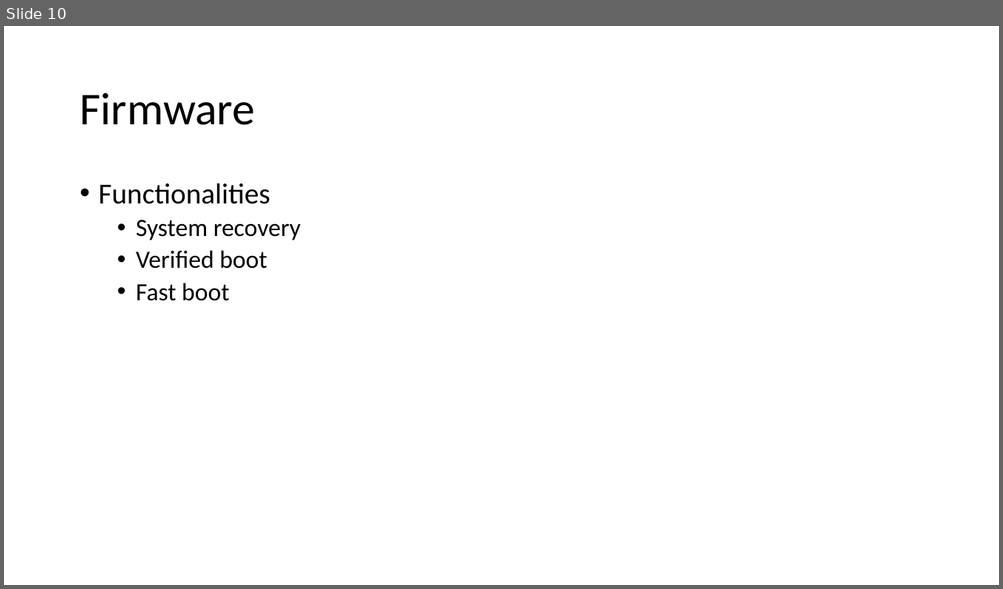
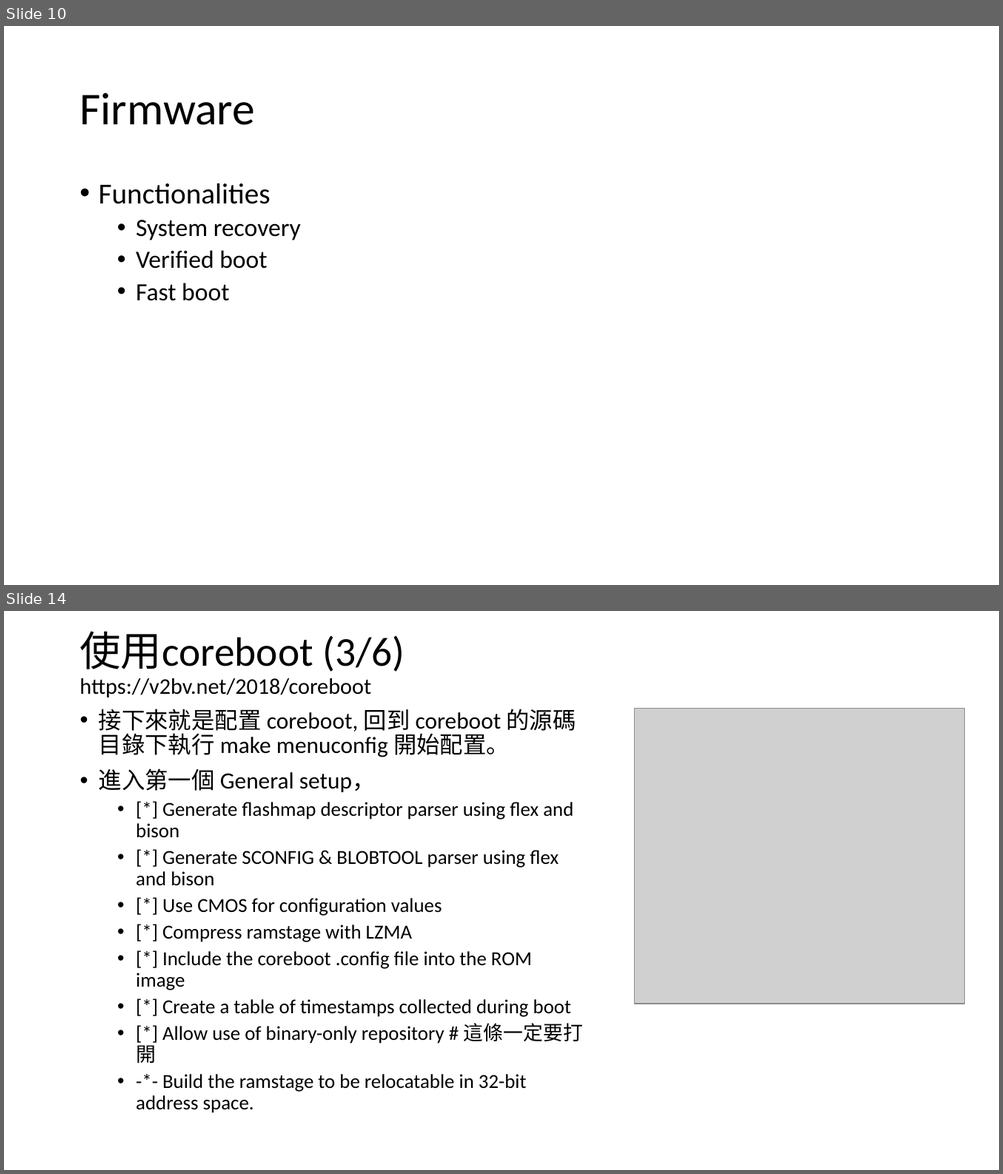
Before and after one commit to alanz2015/Study-Notes, a slide deck: UnderstandOfChromiumOS.pptx. Shown one above the other, each under a label of ours: slide 10 before the commit, slides 10 and 14 after it; the slides between them are not shown. The pictures are 1003x589 and 1003x1174 pixels, drawn with LibreOffice and Linux fonts; fonts in the diff are those of the drawing; grey boxes stand for pictures. Boxes give left, top, right and bottom in pixels: in the first picture for what was removed or moved away, otherwise in the second. Text is boxed around its words. In the diff, an @@ line names an element or a change of style, - is before the commit and + after.

Commit message:
Add how to use coreboot chapter.

```diff
--- a/UnderstandOfChromiumOS.pptx
+++ b/UnderstandOfChromiumOS.pptx
@@ slide 14 added at <box>4,611,999,1170</box>, background #FFFFFF @@
@@ title added at <box>79,631,404,698</box>, 21.6 pt, text #000000 @@
+使用coreboot (3/6)
+https://v2bv.net/2018/coreboot
@@ text added at <box>99,709,583,1113</box>, 19.2 pt, text #000000 @@
+• 接下來就是配置 coreboot, 回到 coreboot 的源碼目錄下執行 make menuconfig 開始配置。
+• 進入第一個 General setup，
+  • [*] Generate flashmap descriptor parser using flex and bison
+  • [*] Generate SCONFIG & BLOBTOOL parser using flex and bison
+  • [*] Use CMOS for configuration values
+  • [*] Compress ramstage with LZMA
+  • [*] Include the coreboot .config file into the ROM image
+  • [*] Create a table of timestamps collected during boot
+  • [*] Allow use of binary-only repository # 這條一定要打開
+  • -*- Build the ramstage to be relocatable in 32-bit address space.
@@ picture added at <box>634,708,965,1004</box> @@
```
Also in this commit, not shown: 6 other slides added.
